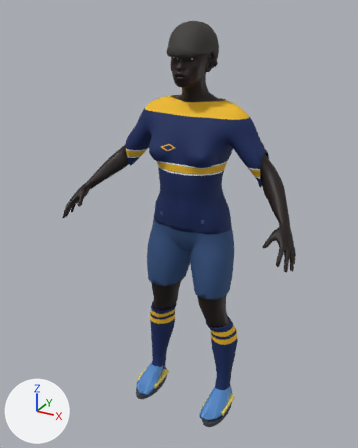
An edit to the Blender file assets_src/blend/uddy_attacker_b.blend, drawn before and after from the same camera.
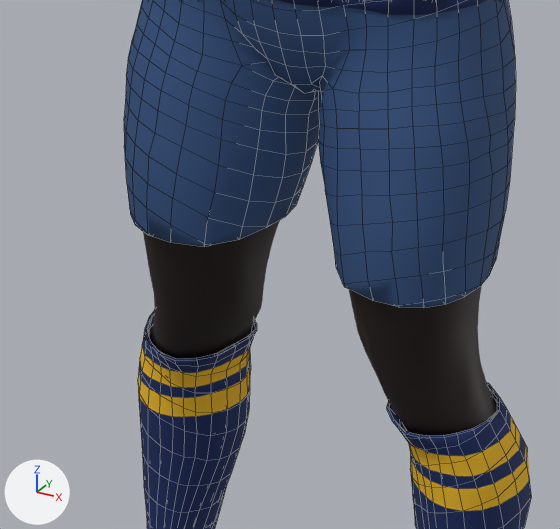
The first picture shows the older version from a 50 mm camera at (0.891, -1.766, 1.747) aimed at (-0.035, -0.083, 0.906). The close-ups show the older and then the newer version on the part from 33% to 68% of the width and 52% to 78% of the height of that picture. Only the edits that show in the close-ups are written down. The lights are fixed; the arrows at lower left show +X, +Y and +Z. The close-ups show mesh edges as thin lines.

Script lines for the objects in view, before the commit:
```python
me_uddy_attacker_b_body = bpy.data.meshes.new('uddy_attacker_b_body')
me_uddy_attacker_b_body.from_pydata(...)  # 13380 vertices, 13378 faces; spans x -0.51..0.51, y -0.31..0.1, z 0.02..1.68
me_uddy_attacker_b_body.polygons.foreach_set('use_smooth', [True] * 13378)
me_uddy_attacker_b_body.materials.append(mat_uddy_attacker_b_mat_skin)  # picture img_uddy_attacker_b_skin
me_uddy_attacker_b_jersey = bpy.data.meshes.new('uddy_attacker_b_jersey')
me_uddy_attacker_b_jersey.from_pydata(...)  # 4042 vertices, 4046 faces; spans x -0.303..0.303, y -0.177..0.101, z 0.905..1.418
me_uddy_attacker_b_jersey.polygons.foreach_set('use_smooth', [True] * 4046)
me_uddy_attacker_b_jersey.materials.append(mat_uddy_attacker_b_mat_jersey)  # picture img_uddy_attacker_b_jersey
me_uddy_attacker_b_shorts = bpy.data.meshes.new('uddy_attacker_b_shorts')
me_uddy_attacker_b_shorts.from_pydata(...)  # 1438 vertices, 1440 faces; spans x -0.199..0.199, y -0.149..0.105, z 0.619..0.972
me_uddy_attacker_b_shorts.polygons.foreach_set('use_smooth', [True] * 1440)
me_uddy_attacker_b_shorts.materials.append(mat_uddy_attacker_b_mat_shorts)  # blue #30507e
ob_uddy_attacker_b_body = bpy.data.objects.new('uddy_attacker_b_body', me_uddy_attacker_b_body)
ob_uddy_attacker_b_body.location = (0.0, 0.0, 0.0)
ob_uddy_attacker_b_jersey = bpy.data.objects.new('uddy_attacker_b_jersey', me_uddy_attacker_b_jersey)
ob_uddy_attacker_b_jersey.location = (0.0, 0.0, 0.0)
ob_uddy_attacker_b_shorts = bpy.data.objects.new('uddy_attacker_b_shorts', me_uddy_attacker_b_shorts)
ob_uddy_attacker_b_shorts.location = (0.0, 0.0, 0.0)
# also in view: 'uddy_attacker_b_socks' at (0.0, -0.04, 0.26)
```
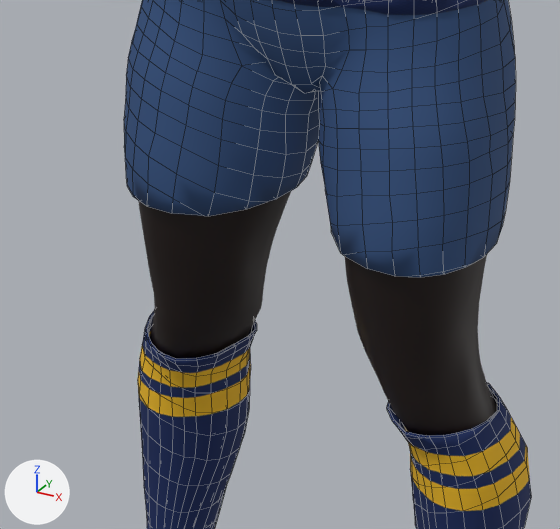
Boxes [x1, y1, x2, y2] around the edits, measured in the close-ups (560 x 529 px):
'uddy_attacker_b_shorts', reshaped
    before: [124, 0, 516, 308]
    after: [124, 0, 516, 277]
part 1 of me_uddy_attacker_b_shorts, cut back
    before: [127, 164, 505, 308]
    after: [127, 164, 505, 277]

The change, as a list of edits to the scene's bpy script:
```text
Change me_uddy_attacker_b_shorts:
    used by ob_uddy_attacker_b_shorts; location = (0.0, 0.0, 0.0)
    remove me_uddy_attacker_b_shorts.from_pydata(...)  # 1438 vertices, 1440 faces; spans x -0.199..0.199, y -0.149..0.105, z 0.619..0.972
    add me_uddy_attacker_b_shorts.from_pydata(...)  # 1342 vertices, 1344 faces; spans x -0.199..0.199, y -0.149..0.105, z 0.654..0.972
    me_uddy_attacker_b_shorts part 1
    152 vertices are removed from x -0.193..0.193, y -0.147..0.037, z 0.619..0.653
    220 faces are deleted
    4 vertices in x -0.174..0.174, y -0.118..-0.116, z 0.627 move by (0.0, -0.004, 0.028)
    44 vertices move from x -0.193..0.193, y -0.133..0.038, z 0.624..0.647 to x -0.194..0.194, y -0.137..0.04, z 0.654..0.655
    56 vertices are added at x -0.193..0.193, y -0.147..0.038, z 0.654..0.655
    124 new faces join them
```
